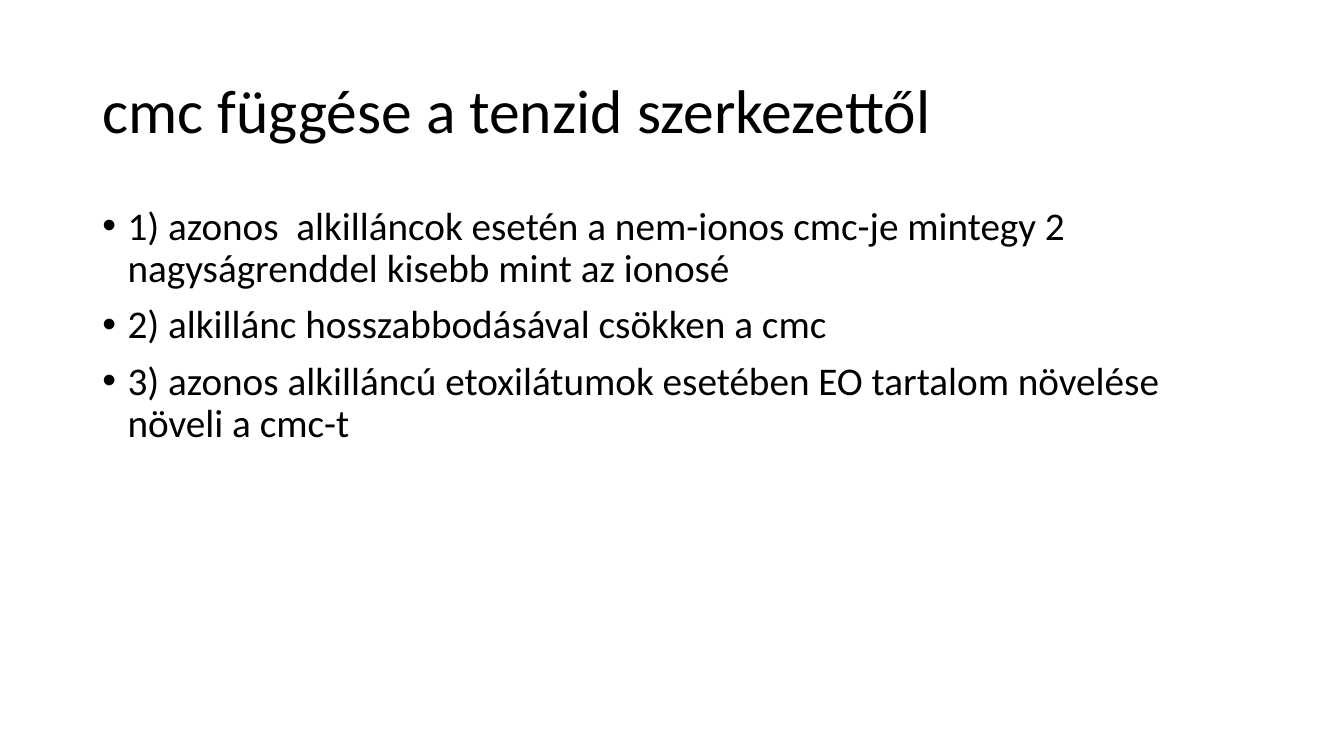
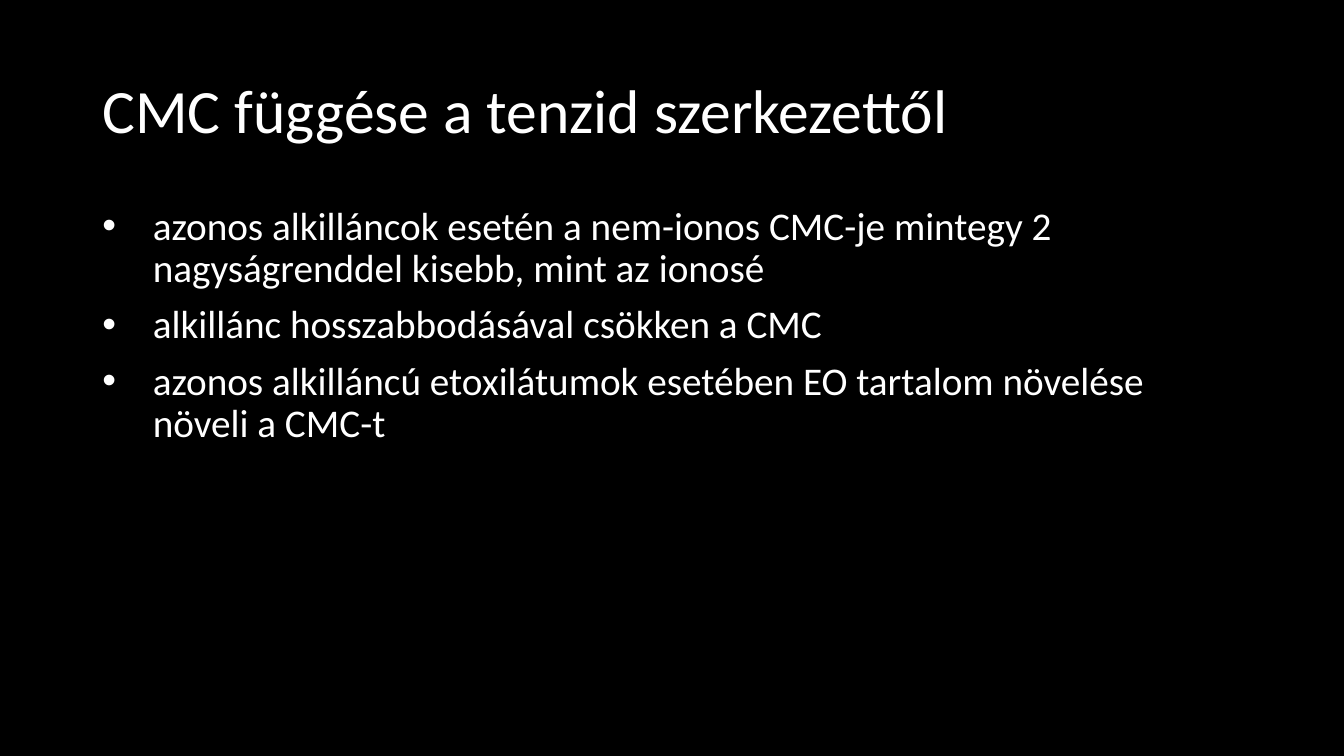
Before and after one commit to LilianaBohus/chemistry-presenations, a slide deck: slide 16 of adjuvants.pptx (slide 18 before the commit). Drawn at 1344x756 pixels with LibreOffice and Linux fonts; fonts in the diff are those of the drawing; background and template pictures are left out. Boxes give left, top, right and bottom in pixels: in the first picture for what was removed or moved away, otherwise in the second. Text is boxed around its words. In the diff, an @@ line names an element or a change of style, - is before the commit and + after.

```diff
--- a/adjuvants.pptx
+++ b/adjuvants.pptx
@@ background #FFFFFF to picture (left out) @@
@@ text at (102, 90, 947, 144): text changed; text colour #000000 to #FFFFFF @@
-cmc függése a tenzid szerkezettől
+CMC függése a tenzid szerkezettől
@@ text at (153, 212, 1144, 438): text changed; text colour #000000 to #FFFFFF @@
-• 1) azonos alkilláncok esetén a nem-ionos cmc-je mintegy 2 nagyságrenddel kisebb mint az ionosé
-• 2) alkillánc hosszabbodásával csökken a cmc
-• 3) azonos alkilláncú etoxilátumok esetében EO tartalom növelése növeli a cmc-t
+• azonos alkilláncok esetén a nem-ionos CMC-je mintegy 2 nagyságrenddel kisebb, mint az ionosé
+• alkillánc hosszabbodásával csökken a CMC
+• azonos alkilláncú etoxilátumok esetében EO tartalom növelése növeli a CMC-t
```
Also in this commit, not shown: 6 other slides changed, 3 slides removed.
